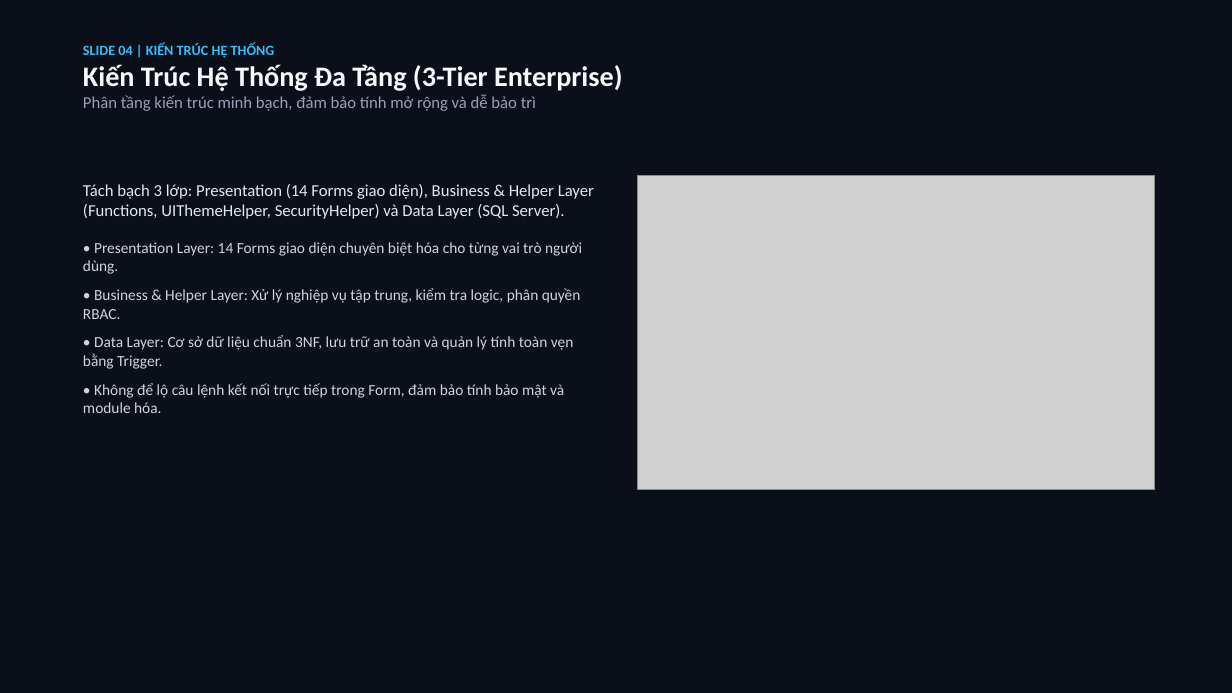
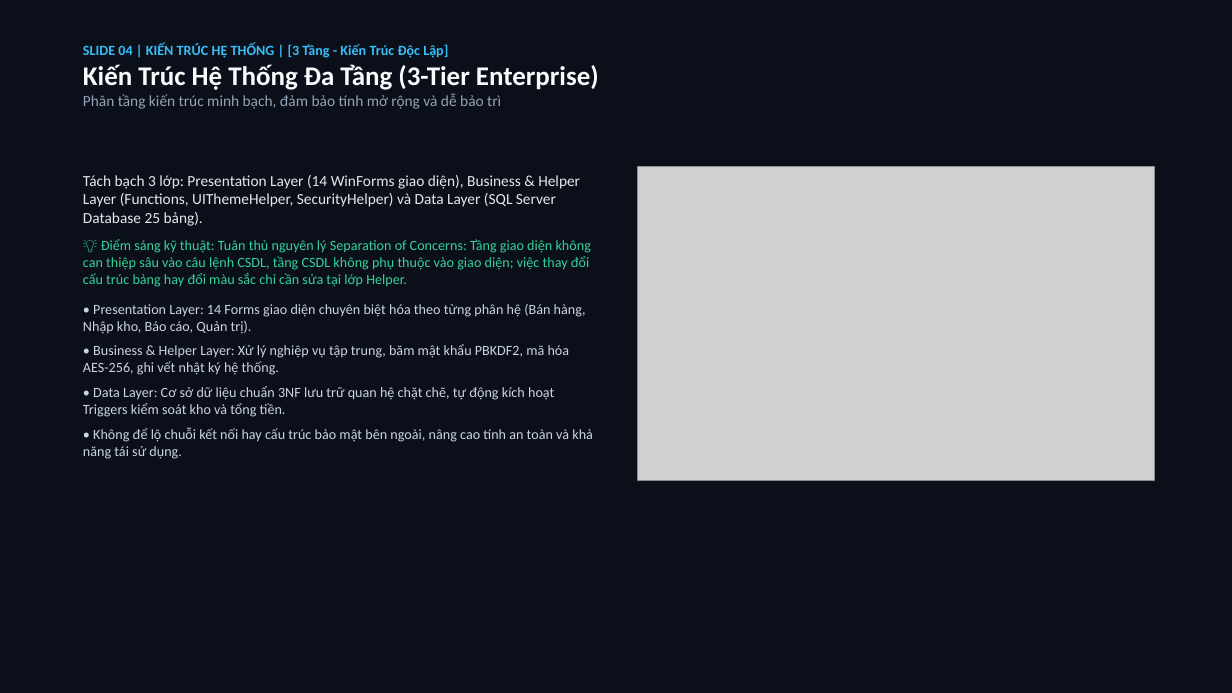
Before and after one commit to hoanganh15092006/BTLLAPTRINHTRUCQUAN, a slide deck: slide 4 of Presentation/QLBanMayViTinh_32_Slides.pptx. Drawn at 1232x693 pixels with LibreOffice and Linux fonts; fonts in the diff are those of the drawing; grey boxes stand for pictures. Boxes give left, top, right and bottom in pixels: in the first picture for what was removed or moved away, otherwise in the second. Text is boxed around its words. In the diff, an @@ line names an element or a change of style, - is before the commit and + after.

```diff
--- a/Presentation/QLBanMayViTinh_32_Slides.pptx
+++ b/Presentation/QLBanMayViTinh_32_Slides.pptx
@@ text at [83, 43, 448, 58]: text changed @@
-SLIDE 04 | KIẾN TRÚC HỆ THỐNG
+SLIDE 04 | KIẾN TRÚC HỆ THỐNG | [3 Tầng - Kiến Trúc Độc Lập]
@@ text at [83, 64, 599, 109]: size 22 to 21 pt in "Kiến Trúc Hệ Thống Đa Tầng (3-Tier ..."; size 13 to 12 pt in "Phân tầng kiến trúc minh bạch, đảm ..." @@
@@ text at [83, 175, 593, 459]: text changed; size 12 to 11 pt @@
-Tách bạch 3 lớp: Presentation (14 Forms giao diện), Business & Helper Layer (Functions, UIThemeHelper, SecurityHelper) và Data Layer (SQL Server).
-• Presentation Layer: 14 Forms giao diện chuyên biệt hóa cho từng vai trò người dùng.
-• Business & Helper Layer: Xử lý nghiệp vụ tập trung, kiểm tra logic, phân quyền RBAC.
-• Data Layer: Cơ sở dữ liệu chuẩn 3NF, lưu trữ an toàn và quản lý tính toàn vẹn bằng Trigger.
-• Không để lộ câu lệnh kết nối trực tiếp trong Form, đảm bảo tính bảo mật và module hóa.
+Tách bạch 3 lớp: Presentation Layer (14 WinForms giao diện), Business & Helper Layer (Functions, UIThemeHelper, SecurityHelper) và Data Layer (SQL Server Database 25 bảng).
+💡 Điểm sáng kỹ thuật: Tuân thủ nguyên lý Separation of Concerns: Tầng giao diện không can thiệp sâu vào câu lệnh CSDL, tầng CSDL không phụ thuộc vào giao diện; việc thay đổi cấu trúc bảng hay đổi màu sắc chỉ cần sửa tại lớp Helper.
+• Presentation Layer: 14 Forms giao diện chuyên biệt hóa theo từng phân hệ (Bán hàng, Nhập kho, Báo cáo, Quản trị).
+• Business & Helper Layer: Xử lý nghiệp vụ tập trung, băm mật khẩu PBKDF2, mã hóa AES-256, ghi vết nhật ký hệ thống.
+• Data Layer: Cơ sở dữ liệu chuẩn 3NF lưu trữ quan hệ chặt chẽ, tự động kích hoạt Triggers kiểm soát kho và tổng tiền.
+• Không để lộ chuỗi kết nối hay cấu trúc bảo mật bên ngoài, nâng cao tính an toàn và khả năng tái sử dụng.
@@ picture: place and size @@
-picture at [638, 176, 1155, 490]
+picture at [638, 166, 1155, 481]
```
Also in this commit, not shown: 28 other slides changed, 3 slides added, 3 slides removed, 26 other files.
